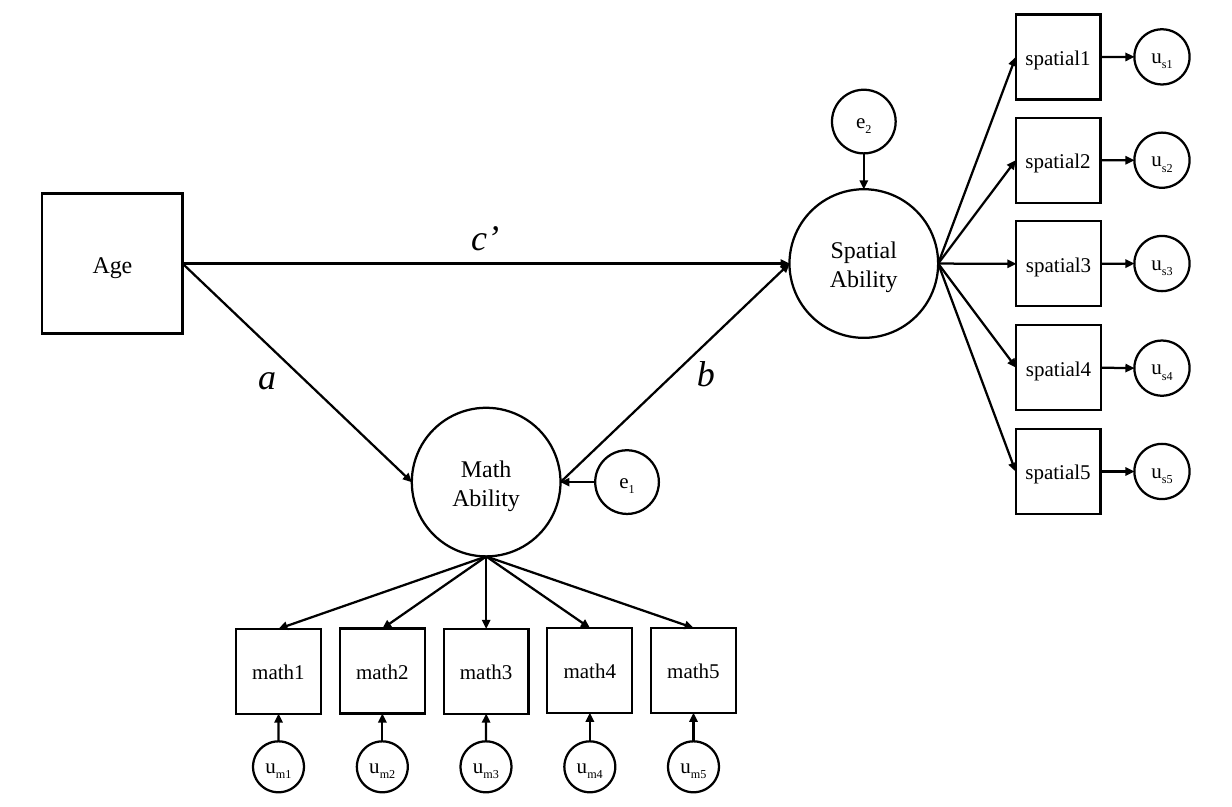
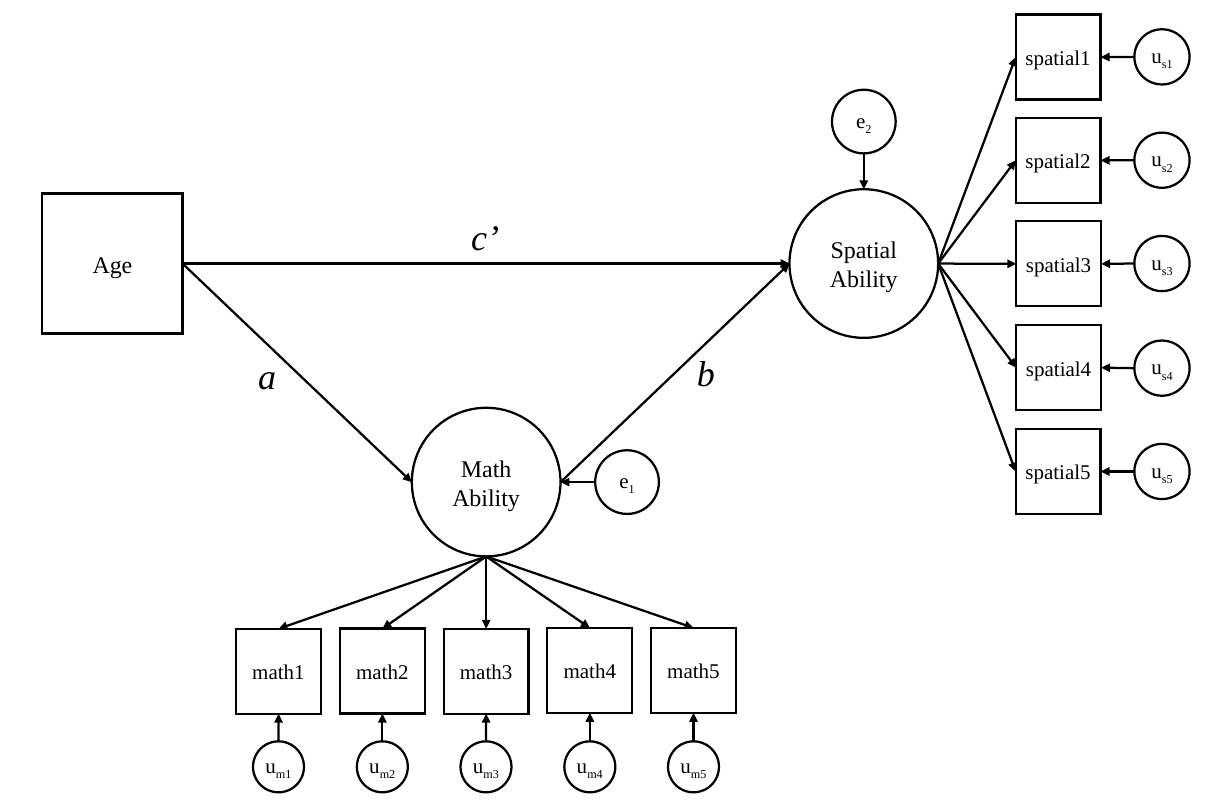
Before and after one commit to kylelang/lavaan-e-learning, a slide deck: slide 1 of 4_sem_mediation/figures/lab4_simple_mediation1.pptx. Drawn at 1232x807 pixels with LibreOffice and Linux fonts; fonts in the diff are those of the drawing. Boxes give left, top, right and bottom in pixels: in the first picture for what was removed or moved away, otherwise in the second. Text is boxed around its words. In the diff, an @@ line names an element or a change of style, - is before the commit and + after.

```diff
--- a/4_sem_mediation/figures/lab4_simple_mediation1.pptx
+++ b/4_sem_mediation/figures/lab4_simple_mediation1.pptx
@@ arrow (1100, 57) - (1134, 57): arrowheads changed @@
@@ arrow (1100, 161) - (1134, 161): arrowheads changed @@
@@ arrow (1100, 264) - (1134, 263): arrowheads changed @@
@@ arrow (1100, 368) - (1134, 368): arrowheads changed @@
@@ arrow (1100, 471) - (1134, 471): arrowheads changed @@
```
Also in this commit, not shown: 8 other files.
